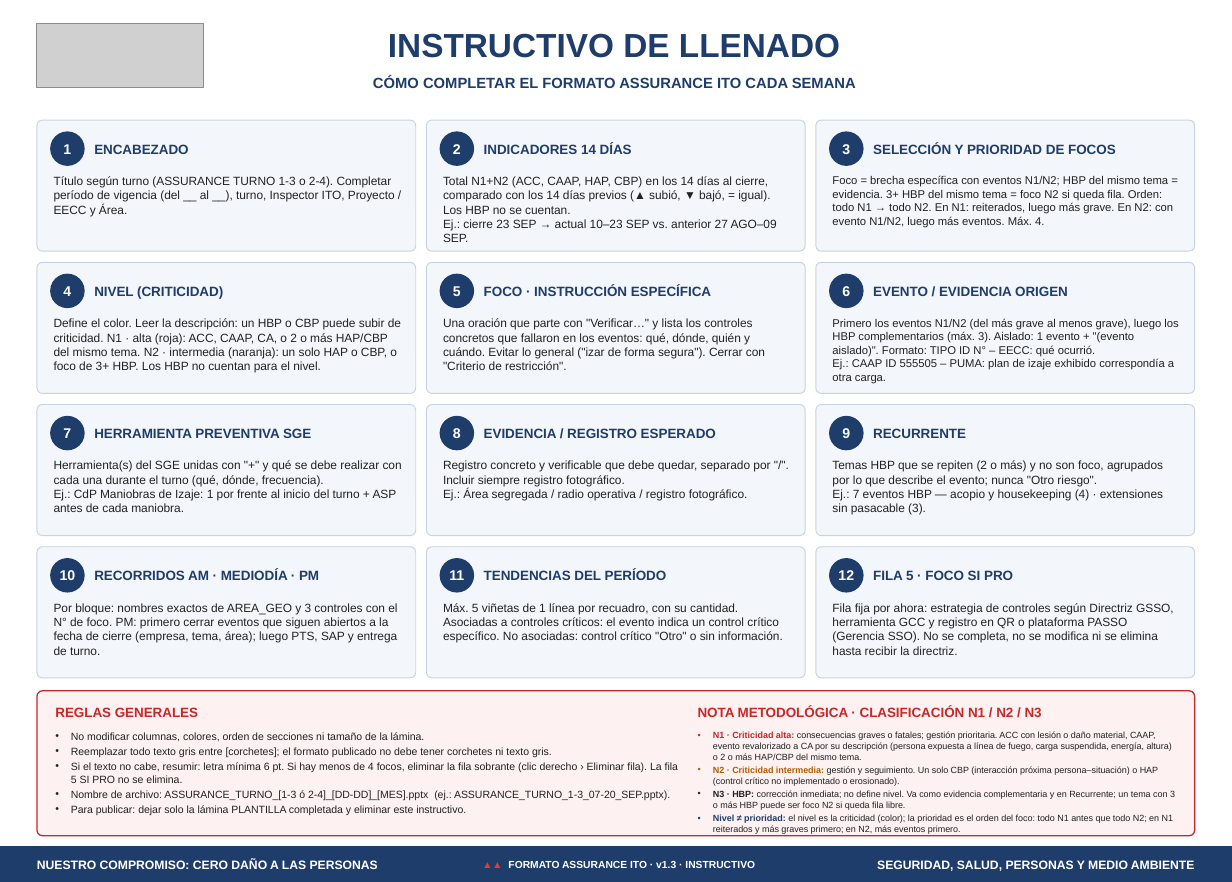
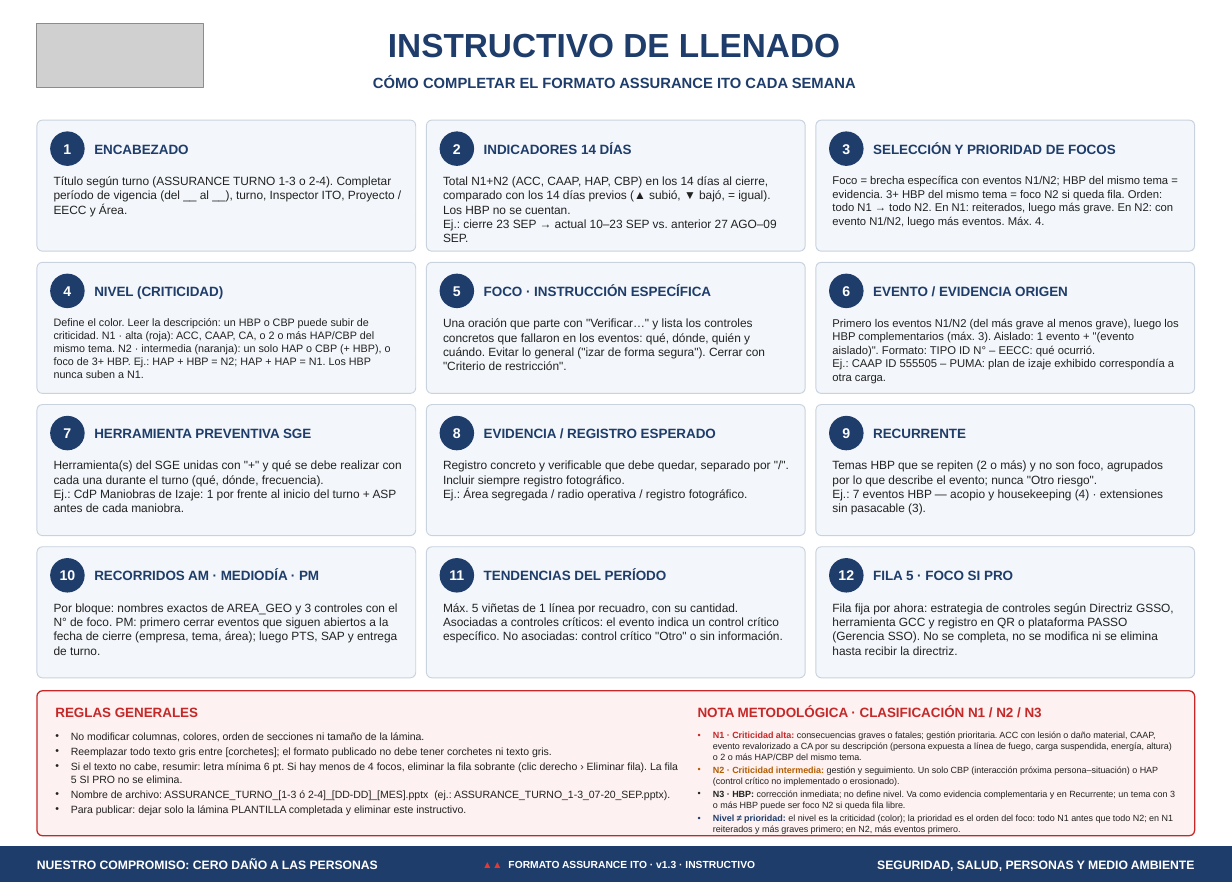
Before and after one commit to williams-maker/Antucoya, a slide deck: slide 2 of FORMATO_ASSURANCE_ITO_v1.3.pptx. Drawn at 1232x882 pixels with LibreOffice and Linux fonts; fonts in the diff are those of the drawing; grey boxes stand for pictures. Boxes give left, top, right and bottom in pixels: in the first picture for what was removed or moved away, otherwise in the second. Text is boxed around its words. In the diff, an @@ line names an element or a change of style, - is before the commit and + after.

```diff
--- a/FORMATO_ASSURANCE_ITO_v1.3.pptx
+++ b/FORMATO_ASSURANCE_ITO_v1.3.pptx
@@ text at [54, 318, 391, 378]: text changed; size 9.3 to 8.4 pt @@
-Define el color. Leer la descripción: un HBP o CBP puede subir de criticidad. N1 · alta (roja): ACC, CAAP, CA, o 2 o más HAP/CBP del mismo tema. N2 · intermedia (naranja): un solo HAP o CBP, o foco de 3+ HBP. Los HBP no cuentan para el nivel.
+Define el color. Leer la descripción: un HBP o CBP puede subir de criticidad. N1 · alta (roja): ACC, CAAP, CA, o 2 o más HAP/CBP del mismo tema. N2 · intermedia (naranja): un solo HAP o CBP (+ HBP), o foco de 3+ HBP. Ej.: HAP + HBP = N2; HAP + HAP = N1. Los HBP nunca suben a N1.
```
Also in this commit, not shown: 2 other files.
